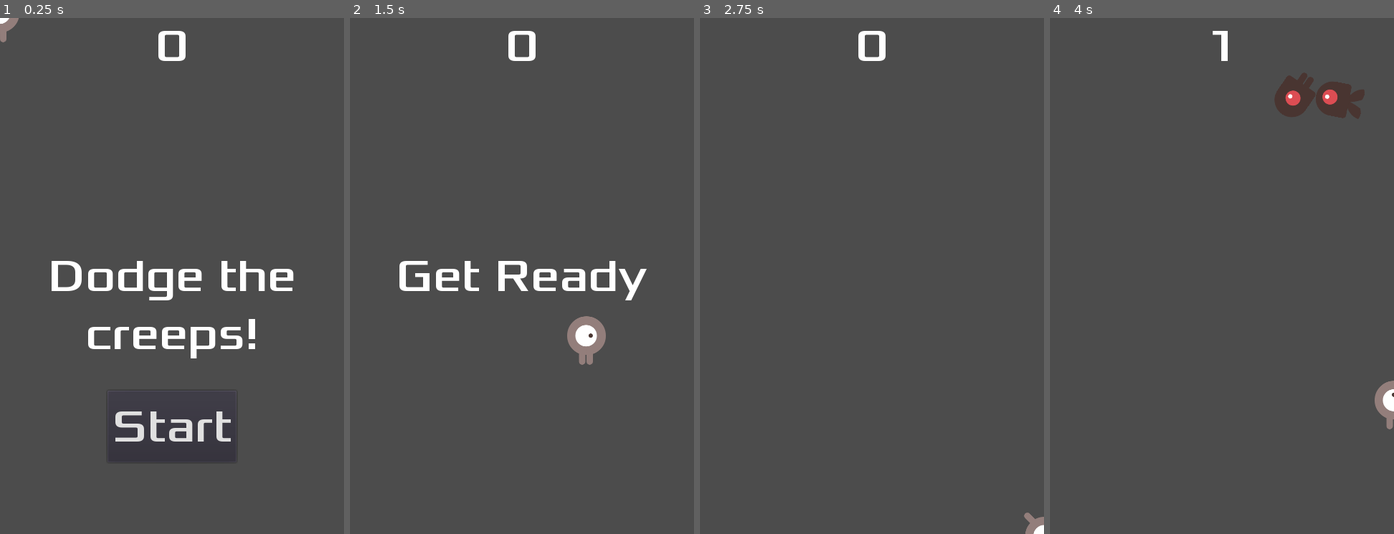
Above: before the commit, frames 1-4 (left to right).
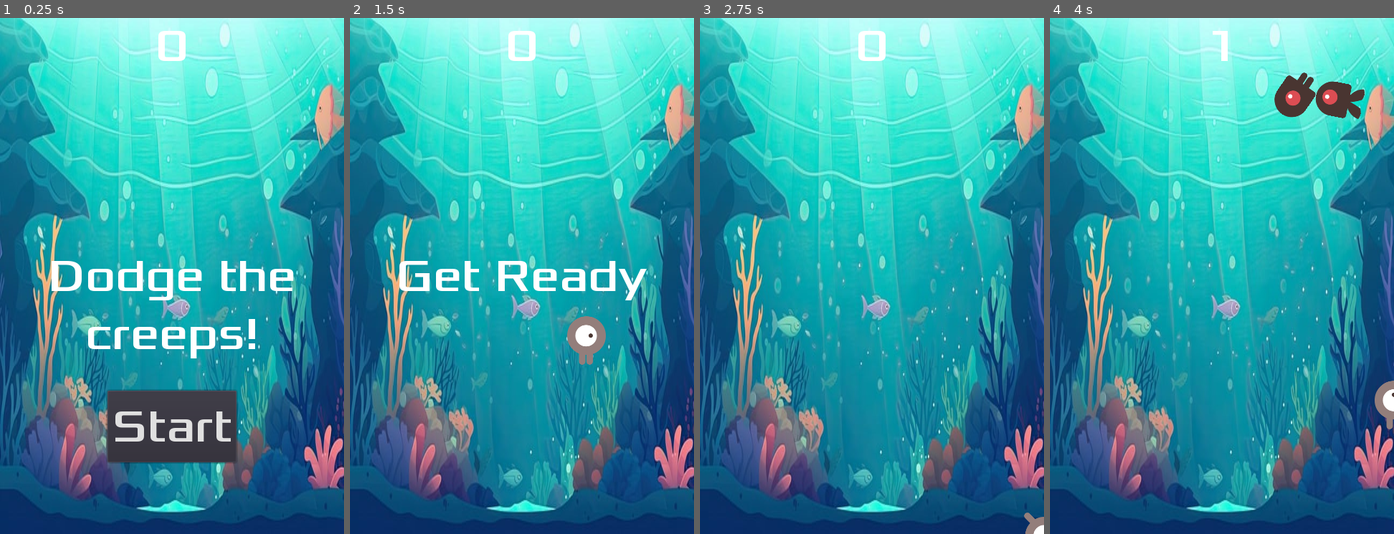
Above: after the commit, the same moments.

Repository: nicolastpi01/entregas-ipv-garcia-nicolas
Game: Godot game, scene res://Main.tscn
The game is run twice, just before and just after one commit, with the same random seed, the same clock (stepped at 60 frames per second) and the same inputs.
Inputs:
- Up to frame 1 (0.25 s): no input
- Up to frame 2 (1.5 s): click "Start" at 0.5 s; tap Enter at 1.25 s; hold Right (move_right) from 1.28 s (still down)
- Up to frame 3 (2.75 s): release Right (move_right) at 2.03 s; hold Down (move_down) from 2.03 s (still down)
- Up to frame 4 (4 s): release Down (move_down) at 2.78 s; hold Right (move_right) 2.78-3.53 s; hold Up (move_up) from 3.53 s (still down)

The runs differ from the first frame. In frame 1, 91% of the frame differs, in the area x 0-100%, y 0-100%; in frame 2, 97%; in frame 3, 99%; in frame 4, 98%.

Commit message:
se agrega un Background

Diff:
--- a/entrega-1-garcia-nicolas/Main.tscn
+++ b/entrega-1-garcia-nicolas/Main.tscn
@@ -1,9 +1,10 @@
-[gd_scene load_steps=6 format=2]
+[gd_scene load_steps=7 format=2]
 
 [ext_resource path="res://Player.tscn" type="PackedScene" id=1]
 [ext_resource path="res://Main.gd" type="Script" id=2]
 [ext_resource path="res://Mob.tscn" type="PackedScene" id=3]
 [ext_resource path="res://HUD.tscn" type="PackedScene" id=4]
+[ext_resource path="res://art/ai-generated-gf56a0f197_640.jpg" type="Texture" id=5]
 
 [sub_resource type="Curve2D" id=1]
 _data = {
@@ -13,6 +14,13 @@
 [node name="Main" type="Node"]
 script = ExtResource( 2 )
 mob_scene = ExtResource( 3 )
+
+[node name="Background" type="TextureRect" parent="."]
+margin_right = 480.0
+margin_bottom = 720.0
+texture = ExtResource( 5 )
+expand = true
+flip_h = true
 
 [node name="Player" parent="." instance=ExtResource( 1 )]
 
--- a/entrega-1-garcia-nicolas/Player.gd
+++ b/entrega-1-garcia-nicolas/Player.gd
@@ -13,7 +13,7 @@
 # Called when the node enters the scene tree for the first time.
 func _ready():
 	screen_size = get_viewport_rect().size
-	#hide()
+	hide()
 	#pass # Replace with function body.
 
 
Binary file added: entrega-1-garcia-nicolas/art/ai-generated-gf56a0f197_640.jpg
Not shown, added: entrega-1-garcia-nicolas/art/ai-generated-gf56a0f197_640.jpg.import
